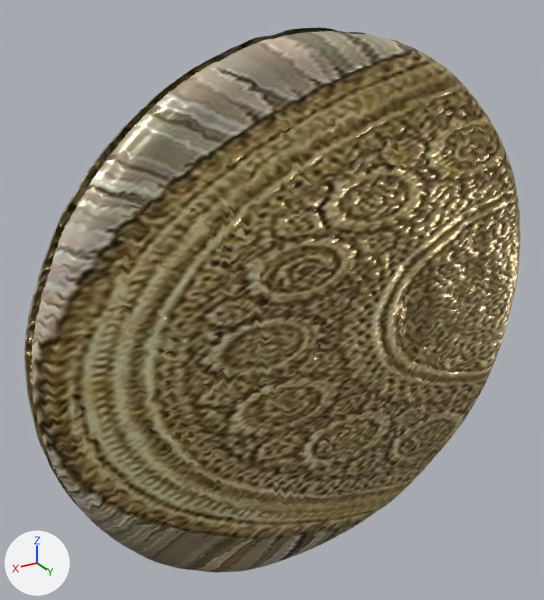
The glTF model public/models/alkafeel/kfl-2314.glb as it was, and as the next commit left it.
The view is the same before and after, from a 50 mm lens placed at (0.68, 1.002, 0.57), pointed at (0.048, -0.05, 0.044). The axes (+X, +Y, +Z) are drawn at lower left. The lights are the same throughout. The first picture is the older version.

Script lines for the objects in view, before the commit:
```python
me_geometry_0 = bpy.data.meshes.new('geometry_0')
me_geometry_0.from_pydata(...)  # 18948 vertices, 36896 faces; spans x -0.49..0.49, y -0.062..0.063, z -0.499..0.499
me_geometry_0.materials.append(mat_alkafeel_hd_pbr)
ob_geometry_0 = bpy.data.objects.new('geometry_0', me_geometry_0)
ob_geometry_0.location = (0.0, 0.0, 0.0)
```
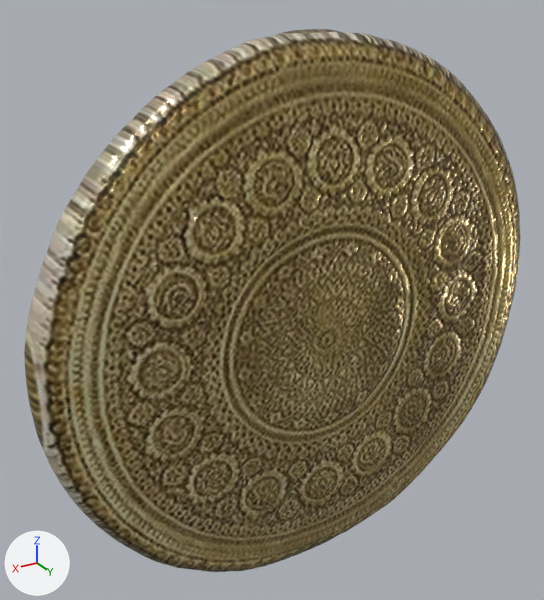
Boxes [x1, y1, x2, y2] around the edits, measured in the pictures (544 x 600 px; the box of a moved part takes in the faces that stretch with it):
'geometry_0', reshaped: before [24, 27, 521, 573]; after [24, 29, 521, 572]
part 1 of me_geometry_0, moved or reshaped: before [24, 27, 454, 573]; after [24, 29, 429, 572]
part 2 of me_geometry_0, surface changed: [24, 29, 521, 572] in both
part 3 of me_geometry_0, recoloured: [24, 29, 521, 572] in both

What changed in the scene script:
```text
Add mat_alkafeel_watertight_pbr:
    mat_alkafeel_watertight_pbr = bpy.data.materials.new('AlKafeel_Watertight_PBR')
    # uses the picture img_image_0
    # uses the picture img_image_1
    # uses the picture img_image_2
Change me_geometry_0:
    used by ob_geometry_0; location = (0.0, 0.0, 0.0)
    remove me_geometry_0.from_pydata(...)  # 18948 vertices, 36896 faces; spans x -0.49..0.49, y -0.062..0.063, z -0.499..0.499
    add me_geometry_0.from_pydata(...)  # 18450 vertices, 36896 faces; spans x -0.489..0.489, y -0.062..0.063, z -0.497..0.497
    me_geometry_0 part 1: 1173 vertices moved from x -0.49..0.49, y -0.02..0.023, z -0.498..0.498 to x -0.489..0.489, y -0.019..0.022, z -0.497..0.497; 785 vertices removed from x -0.49..0.49, y -0.012..0.016, z -0.499..0.499; 287 vertices added at x -0.489..0.487, y -0.005..0.015, z -0.497..0.495
    me_geometry_0 part 2: 34791 kept faces spanning x -0.489..0.489, y -0.062..0.063, z -0.497..0.497 get new texture (UV) coordinates
    me_geometry_0 part 3: 35560 faces spanning x -0.489..0.489, y -0.062..0.063, z -0.497..0.497 switch from mat_alkafeel_hd_pbr to mat_alkafeel_watertight_pbr
```
